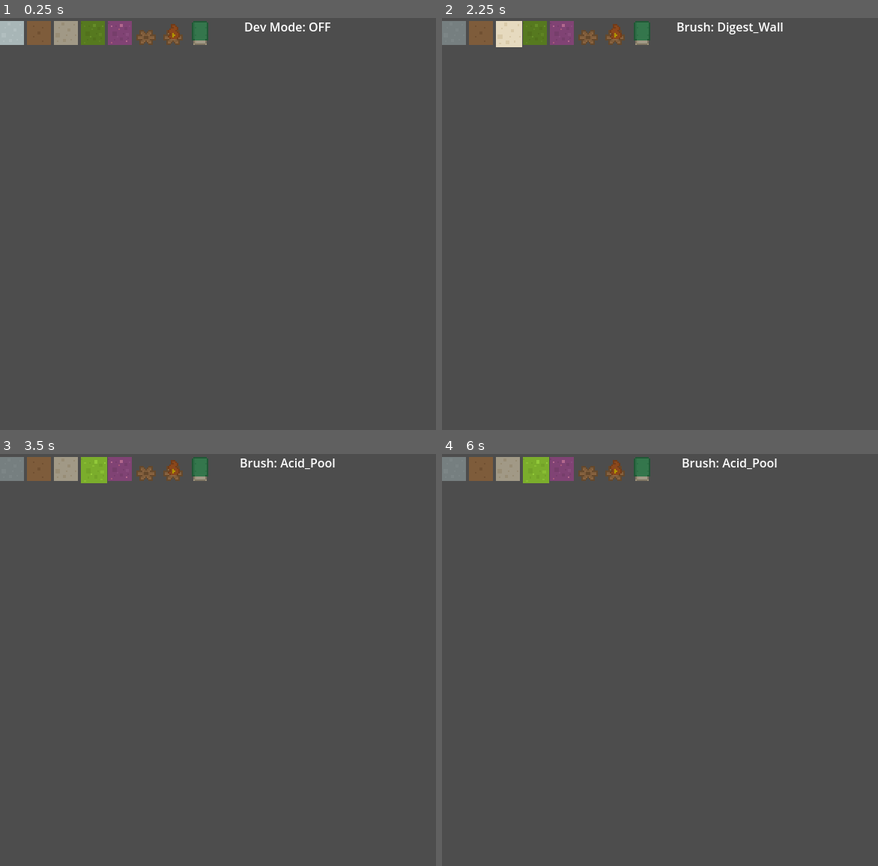
Above: before the commit, frames 1-4 (two rows, left to right).
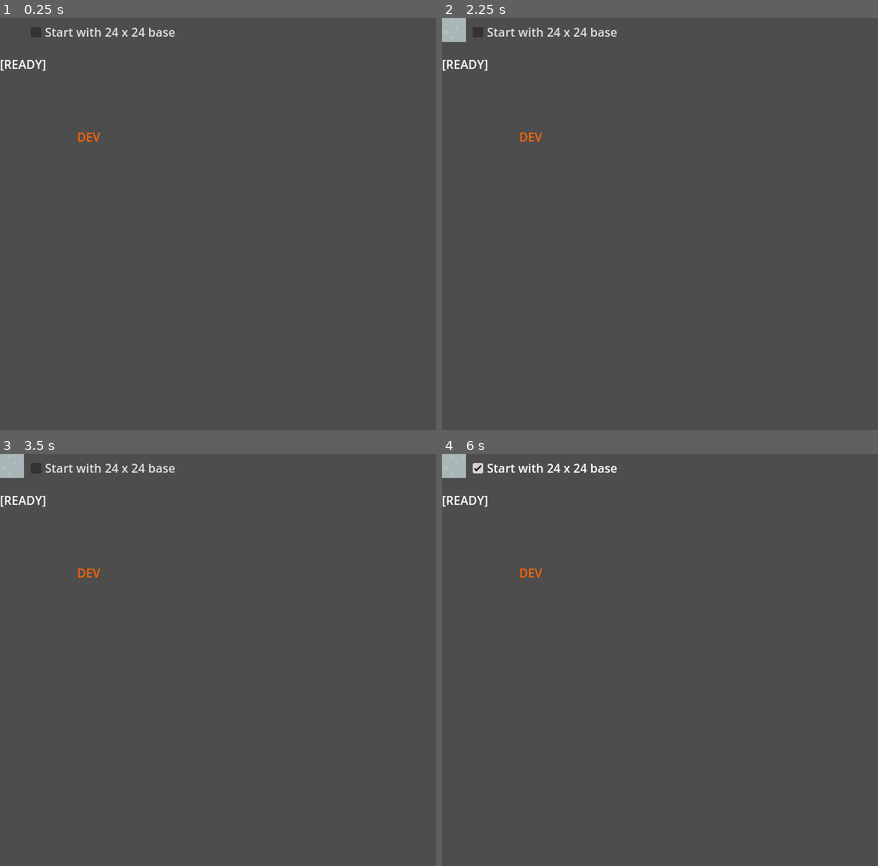
Above: after the commit, the same moments.

Repository: MushroomAlien/VerdantCoil
Game: Godot game, scene res://Scenes/BuilderMode/BuilderMode.tscn
Same seed, same stepped clock (60 frames per second), same inputs: the game is played once before the commit and once after it. This scene is started directly instead of the project's main scene.
Inputs (mouse positions are in pixels of both pictures, inside the frame that each line leads up to; where the layout moved, square brackets give the same spot in the first picture):
- Up to frame 1 (0.25 s): no input
- Up to frame 2 (2.25 s): click (455, 34) at 0.52 s; click (446, 30) [481, 34] at 1.25 s; click (446, 30) [507, 34] at 2 s
- Up to frame 3 (3.5 s): click (8, 466) [91, 470] at 2.75 s
- Up to frame 4 (6 s): click (455, 466) [559, 470] at 3.5 s; click (455, 466) [590, 470] at 4.25 s; click (459, 466) [616, 470] at 5 s; click (546, 466) at 5.75 s, where only the run after the commit has a clickable "Start with 24 x 24 base"

The runs differ from the first frame. In frame 1, 2.5% of the frame differs, in the area x 0-76%, y 0-30%; in frame 2, 2.7%, in the area x 0-79%, y 0-30%; in frame 3, 2.7%; in frame 4, 2.7%.
Error after the commit: Cannot call method 'get_children' on a null value. (res://Scenes/BuilderMode/builder_mode.gd:47)

Commit message:
ui messed up layout.

Diff:
--- a/Scenes/BuilderMode/BuilderMode.tscn
+++ b/Scenes/BuilderMode/BuilderMode.tscn
@@ -34,82 +34,78 @@
 
 [node name="UI" type="CanvasLayer" parent="."]
 
-[node name="PaletteBar" type="Control" parent="UI"]
-layout_mode = 3
-anchors_preset = 10
-anchor_right = 1.0
-grow_horizontal = 2
+[node name="TopBar" type="VBoxContainer" parent="UI"]
+offset_right = 238.0
+offset_bottom = 85.0
+size_flags_vertical = 2
 
-[node name="PaletteRow" type="HBoxContainer" parent="UI/PaletteBar"]
-layout_mode = 0
-offset_right = 40.0
-offset_bottom = 40.0
+[node name="PaletteRow" type="HBoxContainer" parent="UI/TopBar"]
+layout_mode = 2
+size_flags_vertical = 3
 
-[node name="FleshBTtn" type="TextureButton" parent="UI/PaletteBar/PaletteRow"]
+[node name="FleshBTtn" type="TextureButton" parent="UI/TopBar/PaletteRow"]
 layout_mode = 2
 toggle_mode = true
 
-[node name="WallSolidBtn" type="TextureButton" parent="UI/PaletteBar/PaletteRow"]
+[node name="WallSolidBtn" type="TextureButton" parent="UI/TopBar/PaletteRow"]
 layout_mode = 2
 toggle_mode = true
 
-[node name="WallDigestBtn" type="TextureButton" parent="UI/PaletteBar/PaletteRow"]
+[node name="WallDigestBtn" type="TextureButton" parent="UI/TopBar/PaletteRow"]
 layout_mode = 2
 toggle_mode = true
 
-[node name="AcidBtn" type="TextureButton" parent="UI/PaletteBar/PaletteRow"]
+[node name="AcidBtn" type="TextureButton" parent="UI/TopBar/PaletteRow"]
 layout_mode = 2
 toggle_mode = true
 
-[node name="StickyBtn" type="TextureButton" parent="UI/PaletteBar/PaletteRow"]
+[node name="StickyBtn" type="TextureButton" parent="UI/TopBar/PaletteRow"]
 layout_mode = 2
 toggle_mode = true
 
-[node name="SpawnBtn" type="TextureButton" parent="UI/PaletteBar/PaletteRow"]
+[node name="SpawnBtn" type="TextureButton" parent="UI/TopBar/PaletteRow"]
 layout_mode = 2
 toggle_mode = true
 
-[node name="HeartrootBtn" type="TextureButton" parent="UI/PaletteBar/PaletteRow"]
+[node name="HeartrootBtn" type="TextureButton" parent="UI/TopBar/PaletteRow"]
 layout_mode = 2
 toggle_mode = true
 
-[node name="EraserBtn" type="TextureButton" parent="UI/PaletteBar/PaletteRow"]
+[node name="EraserBtn" type="TextureButton" parent="UI/TopBar/PaletteRow"]
 layout_mode = 2
 toggle_mode = true
 
-[node name="Spacer" type="Control" parent="UI/PaletteBar/PaletteRow"]
+[node name="Spacer" type="Control" parent="UI/TopBar/PaletteRow"]
 layout_mode = 2
 size_flags_horizontal = 3
 
-[node name="StartWithFlesh" type="CheckBox" parent="UI/PaletteBar/PaletteRow"]
+[node name="StartWithFlesh" type="CheckBox" parent="UI/TopBar/PaletteRow"]
 layout_mode = 2
 focus_mode = 0
 text = "Start with 24 x 24 base"
 
-[node name="StatusLabel" type="Label" parent="UI"]
-anchors_preset = 5
-anchor_left = 0.5
-anchor_right = 0.5
-offset_left = -31.0
-offset_right = 31.0
-offset_bottom = 23.0
-grow_horizontal = 2
+[node name="StatusLabel" type="Label" parent="UI/TopBar"]
+layout_mode = 2
+size_flags_vertical = 6
 text = "[READY]"
 
-[node name="ClearBaseConfirm" type="ConfirmationDialog" parent="UI"]
+[node name="ClearBaseConfirm" type="ConfirmationDialog" parent="UI/TopBar"]
 size = Vector2i(772, 160)
 min_size = Vector2i(420, 160)
 dialog_text = "This will erase Flesh in the seeded area and remove Walls/Pools/Markers on those cells. Continue?"
 
-[node name="DevBadge" type="Label" parent="UI"]
-anchors_preset = 3
-anchor_left = 1.0
-anchor_top = 1.0
-anchor_right = 1.0
-anchor_bottom = 1.0
-offset_left = -40.0
-offset_top = -23.0
+[node name="DevOverlay" type="Control" parent="UI/TopBar"]
+layout_mode = 2
+
+[node name="DevBadge" type="Label" parent="UI/TopBar/DevOverlay"]
+layout_mode = 2
+offset_top = 62.0
+offset_right = 238.0
+offset_bottom = 85.0
 grow_horizontal = 0
 grow_vertical = 0
+size_flags_vertical = 3
 theme_override_colors/font_color = Color(1, 0.394517, 0.0120473, 1)
 text = "DEV"
+horizontal_alignment = 1
+vertical_alignment = 1
--- a/Scenes/BuilderMode/builder_mode.gd
+++ b/Scenes/BuilderMode/builder_mode.gd
@@ -15,10 +15,10 @@
 # --- Scene references ---
 @onready var coil_map: TileMap = $CoilMap
 @onready var palette_row: HBoxContainer = $UI/PaletteBar/PaletteRow
-@onready var status_label: Label = $UI/StatusLabel
+@onready var status_label: Label = $UI/PaletteBar/StatusLabel
 @onready var start_with_flesh_cb: CheckBox = $UI/PaletteBar/PaletteRow/StartWithFlesh
-@onready var clear_base_confirm: ConfirmationDialog = $UI/ClearBaseConfirm
-@onready var dev_badge: Label = $UI/DevBadge
+@onready var clear_base_confirm: ConfirmationDialog = $UI/PaletteBar/ClearBaseConfirm
+@onready var dev_badge: Label = $UI/PaletteBar/DevBadge
 
 # Size of the prefill area for Flesh (adjust to your map size)
 @export var start_flesh_rect: Rect2i = Rect2i(Vector2i(0, 0), Vector2i(24, 24))
@@ -45,6 +45,7 @@
 	var _palette_group := ButtonGroup.new()  # keep one group
 	var i := 0
 	for child in palette_row.get_children():
+		print("child :", child)
 		if child is TextureButton:
 			child.toggle_mode = true
 			child.button_group = _palette_group
Not shown: 1 places in Assets/Resources/flesh_tile.tres that only renumber resources
Not shown: 1 places in Scenes/Actors/crawler.tscn that only renumber resources
Not shown: 1 places in Scenes/World/ExploreMode.tscn that only renumber resources
Not shown: 1 places in System/brush_registry.tres that only renumber resources
